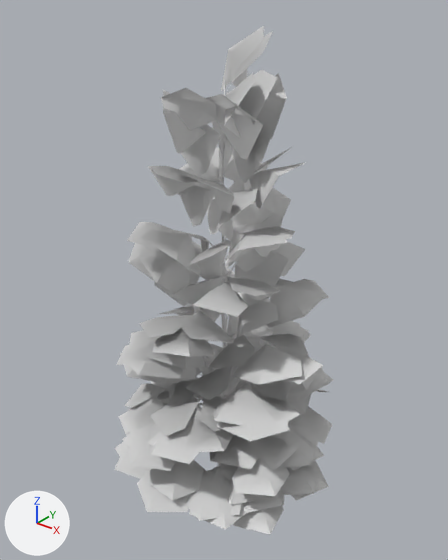
The glTF model data/chess/land/m/fir.glb, before and after one commit.
The view is the same before and after, from a camera (50 mm lens) standing at (0.737, -0.919, 1.077) and looking at (0.0, 0.003, 0.506). The axes (+X, +Y, +Z) are drawn at lower left. The lights are the same throughout. The picture after the commit comes second. Where no turn or scale is listed for an object, it has been applied to the vertices. Vertices at exactly the same position are counted once.

In view in the first picture: 'm_0', 'm_1'.
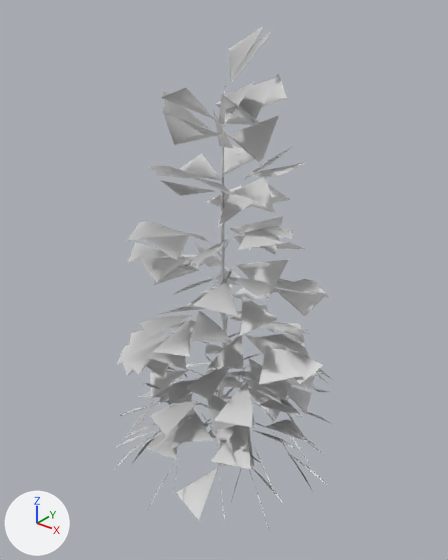
Pixel boxes [x1, y1, x2, y2] of what changed, in the pictures (448 x 560 px):
'm_1', reshaped: before [115, 26, 333, 534]; after [115, 26, 333, 532]
part 1 of me_mesh_1, deleted: before [115, 26, 333, 534]

Patch to the scene script:
```diff
--- a/data/chess/land/m/fir.glb.py
+++ b/data/chess/land/m/fir.glb.py
@@ me_mesh_1 @@
 # used by ob_m_1; location = (0.0, 0.0, 0.0)
-me_mesh_1.from_pydata(...)  # 1280 vertices, 1280 faces; spans x -0.272..0.272, y -0.269..0.269, z 0.032..1.0
+me_mesh_1.from_pydata(...)  # 747 vertices, 747 faces; spans x -0.272..0.272, y -0.269..0.269, z 0.04..1.0
+# me_mesh_1 part 1: 533 vertices removed from x -0.249..0.236, y -0.243..0.237, z 0.032..0.966
 me_mesh_1.materials.append(mat_tree_1mat)
```
